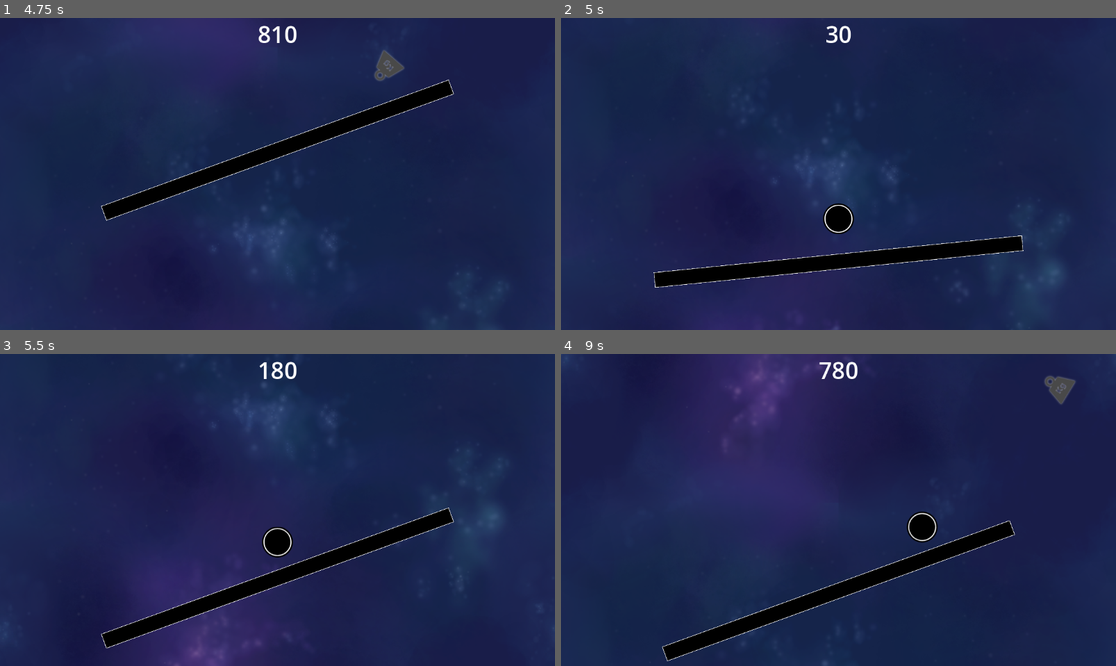
Above: before the commit, frames 1-4 (two rows, left to right).
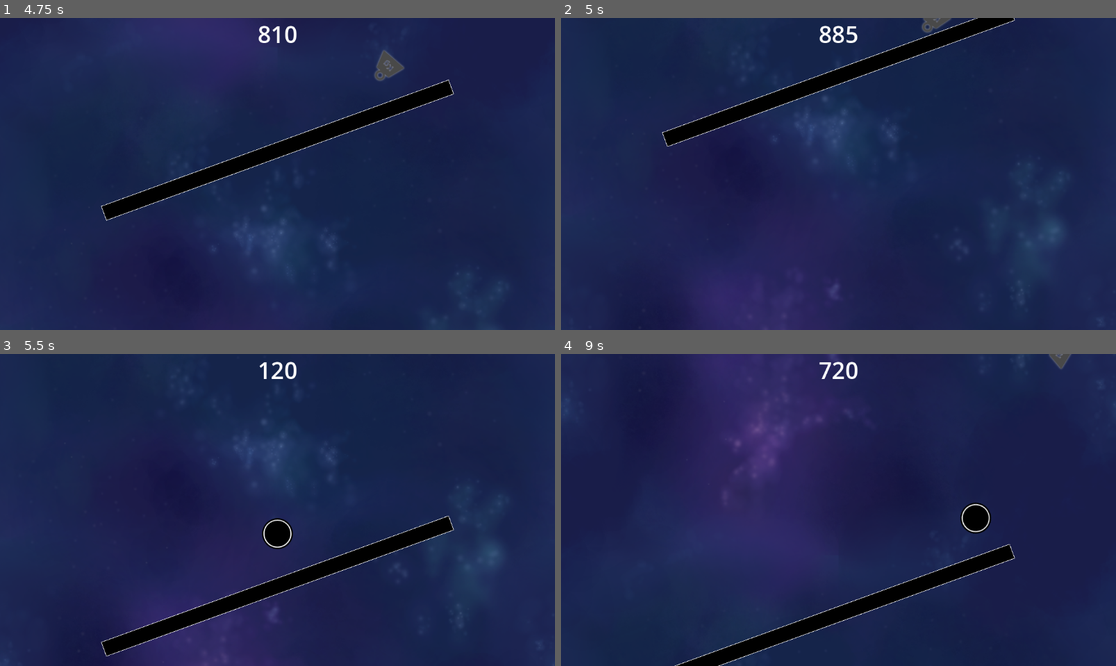
Above: after the commit, the same moments.

Repository: jo-ho/balance-game
Game: Godot game, scene res://game.tscn
Two runs of this game, one before a commit and one after it. Both use one fixed random seed, a clock stepped at 60 frames per second and the inputs below. Sound files missing from this copy of the repository are replaced by a short silence.
Inputs:
- Up to frame 1 (4.75 s): hold Down (right_down) 0.53-1.28 s; hold S (left_down) 1.28-2.03 s; hold Down (right_down) 2.03-2.78 s; hold W (left_up) 2.78-3.53 s; hold S (left_down) from 3.53 s (still down)
- Up to frame 2 (5 s): keep holding S (left_down)
- Up to frame 3 (5.5 s): keep holding S (left_down)
- Up to frame 4 (9 s): release S (left_down) at 5.78 s; hold Down (right_down) 5.78-6.53 s; hold W (left_up) 6.53-7.28 s; hold Down (right_down) 7.28-8.03 s; hold S (left_down) from 8.03 s (still down)

Frame 1 is identical in both runs. In frame 2, 8.6% of the frame differs, in the area x 16-91%, y 0-100%; in frame 3, 5.3%; in frame 4, 8.6%.

Commit message:
Add death sound

Diff:
--- a/body/scripts/killzone.gd
+++ b/body/scripts/killzone.gd
@@ -5,12 +5,15 @@
 
 signal ball_revived
 
+@onready var audio_stream_player: AudioStreamPlayer = $AudioStreamPlayer
+
 func _on_body_entered(body: Node2D) -> void:
 	if body is not Ball:
 		return
 	print("You Died")
 	if not Globals.revive_active:
 		timer.start()
+		audio_stream_player.play()
 	else:
 		ball_revived.emit()
 
--- a/game.tscn
+++ b/game.tscn
@@ -20,6 +20,7 @@
 [ext_resource type="Texture2D" uid="uid://bq7ryvlqsxf6s" path="res://environment/assets/fog01.png" id="16_80cx4"]
 [ext_resource type="Resource" uid="uid://lvp8r16colrt" path="res://pickup/revive_pickup.tres" id="17_e8heu"]
 [ext_resource type="Texture2D" uid="uid://uacwmwdmrkla" path="res://environment/assets/bkgd_0.png" id="20_e36ub"]
+[ext_resource type="AudioStream" uid="uid://dq0668i6212mf" path="res://environment/assets/sfx_sounds_negative1.wav" id="20_hb5m1"]
 
 [sub_resource type="LabelSettings" id="LabelSettings_boyg6"]
 font_size = 48
@@ -96,12 +97,16 @@
 collision_layer = 2
 script = ExtResource("5_ryrav")
 
+[node name="AudioStreamPlayer" type="AudioStreamPlayer" parent="Bar/Bar/Killzone"]
+stream = ExtResource("20_hb5m1")
+volume_db = -10.0
+
 [node name="CollisionShape2D" type="CollisionShape2D" parent="Bar/Bar/Killzone"]
 position = Vector2(593, 742)
 shape = SubResource("WorldBoundaryShape2D_eow3j")
 
 [node name="Timer" type="Timer" parent="Bar/Bar/Killzone"]
-wait_time = 0.6
+wait_time = 0.8
 one_shot = true
 
 [node name="Camera2D" type="Camera2D" parent="."]
Not shown, added: environment/assets/sfx_sounds_negative1.wav.import
Not shown: 1 places in game.tscn that only renumber resources
Not shown, added: environment/assets/sfx_sounds_negative1.wav
